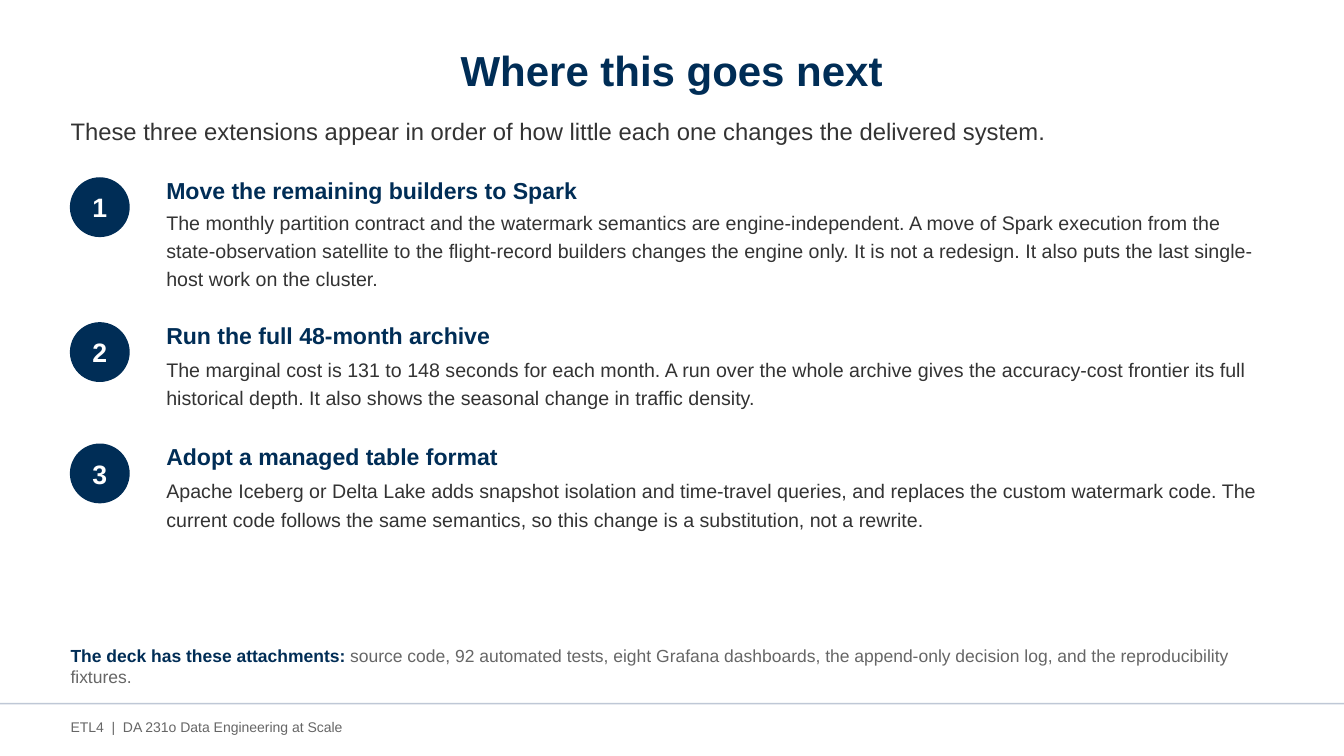
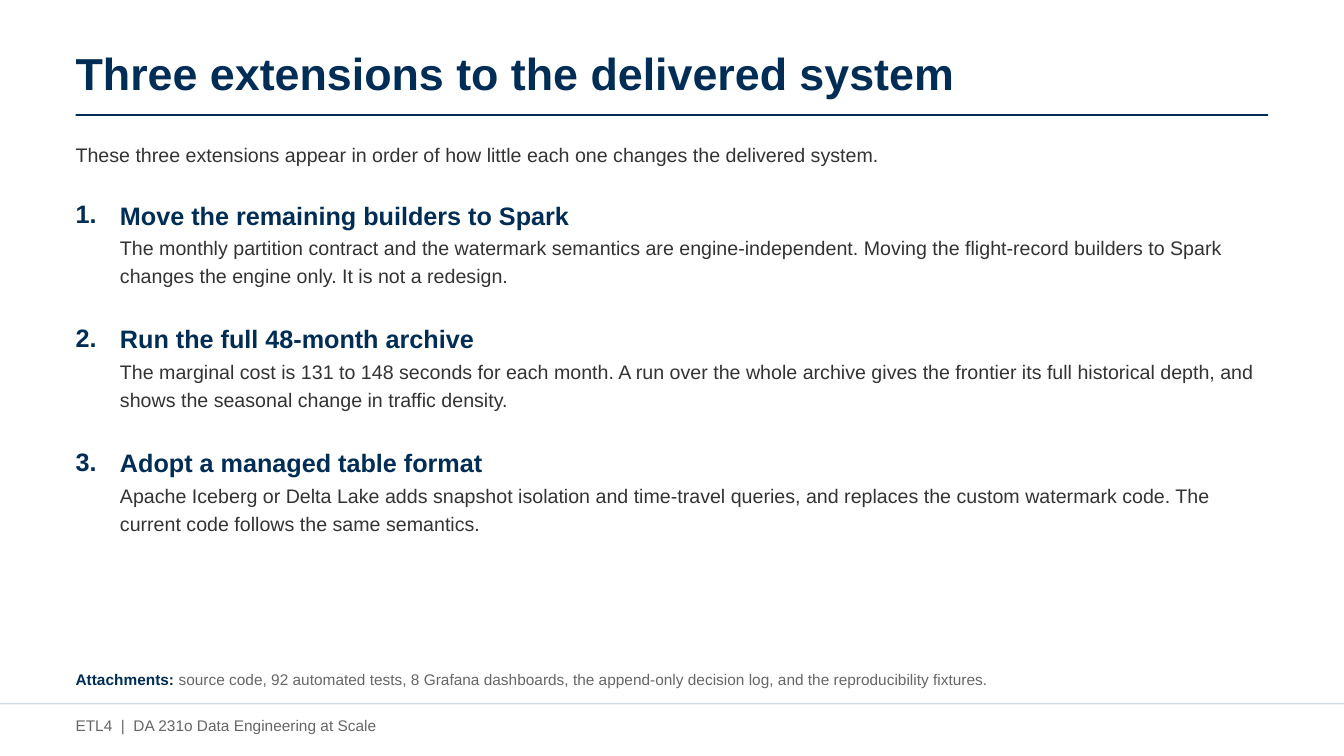
Before and after one commit to AvinashKompalli/Clean-Flight-Paths-from-Noisy-Aircraft-Data-at-Scale, a slide deck: slide 24 of etl4/docs/ETL4_Project_Presentation.pptx (slide 20 before the commit). Drawn at 1344x756 pixels with LibreOffice and Linux fonts; fonts in the diff are those of the drawing. Boxes give left, top, right and bottom in pixels: in the first picture for what was removed or moved away, otherwise in the second. Text is boxed around its words. In the diff, an @@ line names an element or a change of style, - is before the commit and + after.

```diff
--- a/etl4/docs/ETL4_Project_Presentation.pptx
+++ b/etl4/docs/ETL4_Project_Presentation.pptx
@@ title added at box(76, 57, 953, 99), 32 pt, text #002D56, bold @@
+Three extensions to the delivered system
@@ title removed at box(461, 55, 882, 94) @@
-Where this goes next
@@ line added from (76, 115) to (1268, 115), #002D56 1.25 pt @@
@@ text "These three extensions appear in ...": place and size @@
-text "These three extensions appear in ..." at box(71, 122, 1045, 145)
+text "These three extensions appear in ..." at box(76, 147, 879, 166)
@@ text "These three extensions appear in ..." at box(76, 147, 879, 166): size 17 to 14 pt; line spacing 1 to 1.18 @@
@@ ellipse removed at box(71, 178, 129, 237) @@
@@ text at box(76, 205, 97, 223): text changed; size 19 to 18 pt; text colour #FFFFFF to #002D56 @@
-1
+1.
@@ size 16.5 to 18 pt; line spacing 1 to 1.12 in 3 elements at box(120, 329, 474, 349), box(120, 453, 482, 478), box(120, 206, 569, 230) @@
@@ text "Move the remaining builders to ...": place and size @@
-text "Move the remaining builders to ..." at box(166, 182, 577, 204)
+text "Move the remaining builders to ..." at box(120, 206, 569, 230)
@@ text at box(120, 240, 1221, 287): text changed @@
-The monthly partition contract and the watermark semantics are engine-independent. A move of Spark execution from the state-observation satellite to the flight-record builders changes the engine only. It is not a redesign. It also puts the last single-host work on the cluster.
+The monthly partition contract and the watermark semantics are engine-independent. Moving the flight-record builders to Spark changes the engine only. It is not a redesign.
@@ ellipse removed at box(71, 323, 129, 381) @@
@@ text at box(76, 329, 97, 347): text changed; size 19 to 18 pt; text colour #FFFFFF to #002D56 @@
-2
+2.
@@ text "Run the full 48-month archive": place and size @@
-text "Run the full 48-month archive" at box(166, 327, 490, 345)
+text "Run the full 48-month archive" at box(120, 329, 474, 349)
@@ text at box(120, 364, 1253, 411): text changed @@
-The marginal cost is 131 to 148 seconds for each month. A run over the whole archive gives the accuracy-cost frontier its full historical depth. It also shows the seasonal change in traffic density.
+The marginal cost is 131 to 148 seconds for each month. A run over the whole archive gives the frontier its full historical depth, and shows the seasonal change in traffic density.
@@ ellipse removed at box(71, 445, 129, 503) @@
@@ text "Adopt a managed table format": place and size @@
-text "Adopt a managed table format" at box(166, 448, 498, 470)
+text "Adopt a managed table format" at box(120, 453, 482, 478)
@@ text at box(76, 453, 97, 472): text changed; size 19 to 18 pt; text colour #FFFFFF to #002D56 @@
-3
+3.
@@ text at box(120, 488, 1209, 531): text changed @@
-Apache Iceberg or Delta Lake adds snapshot isolation and time-travel queries, and replaces the custom watermark code. The current code follows the same semantics, so this change is a substitution, not a rewrite.
+Apache Iceberg or Delta Lake adds snapshot isolation and time-travel queries, and replaces the custom watermark code. The current code follows the same semantics.
@@ text at box(76, 674, 987, 688): text changed; size 12.5 to 11 pt @@
-The deck has these attachments: source code, 92 automated tests, eight Grafana dashboards, the append-only decision log, and the reproducibility fixtures.
+Attachments: source code, 92 automated tests, 8 Grafana dashboards, the append-only decision log, and the reproducibility fixtures.
@@ line (0, 704) - (1344, 704): stroke #BFC8D6 1 pt to #D4DAE2 1 pt @@
@@ text "ETL4 | DA 231o Data ..." at box(76, 720, 377, 734): size 10 to 11 pt @@
```
Also in this commit, not shown: 19 other slides changed, 4 slides added, 1 other file.
